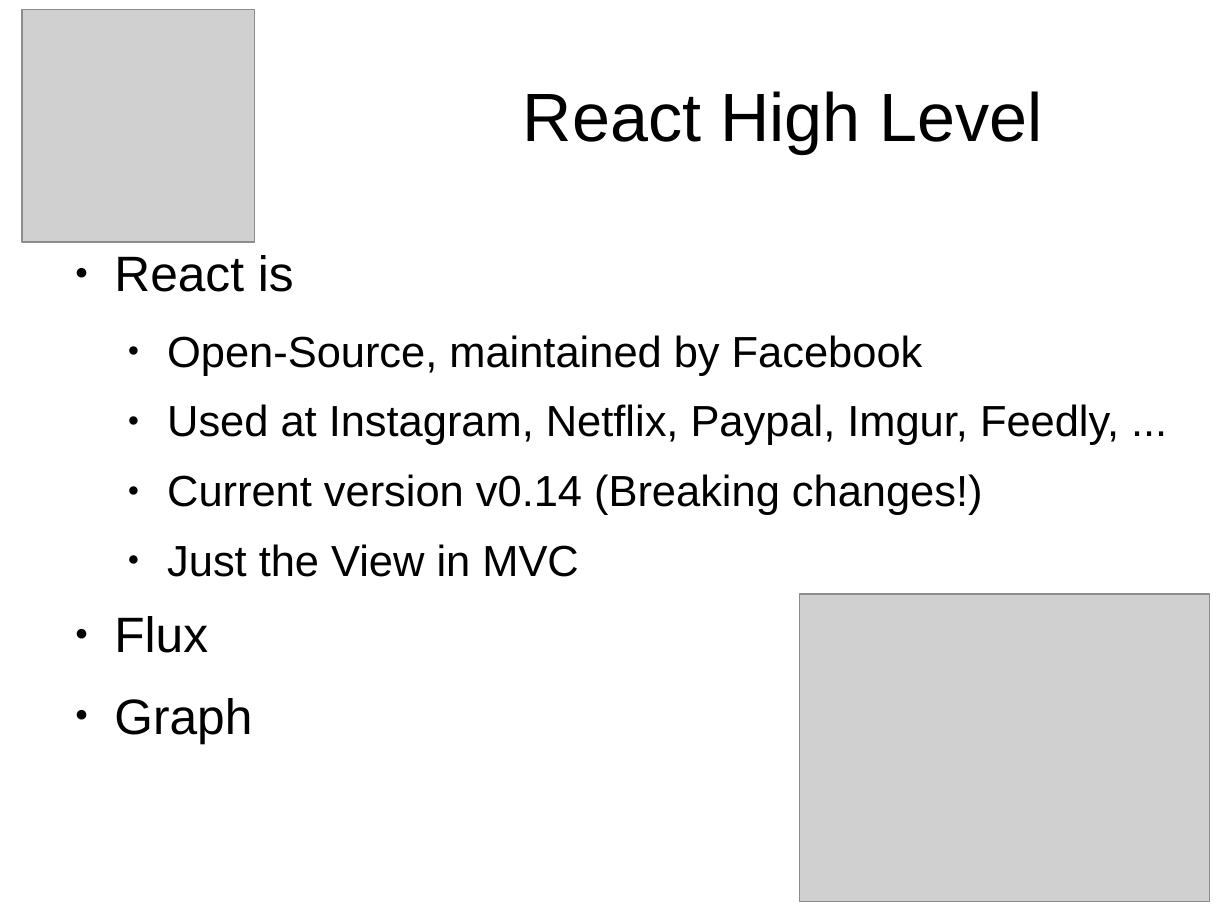
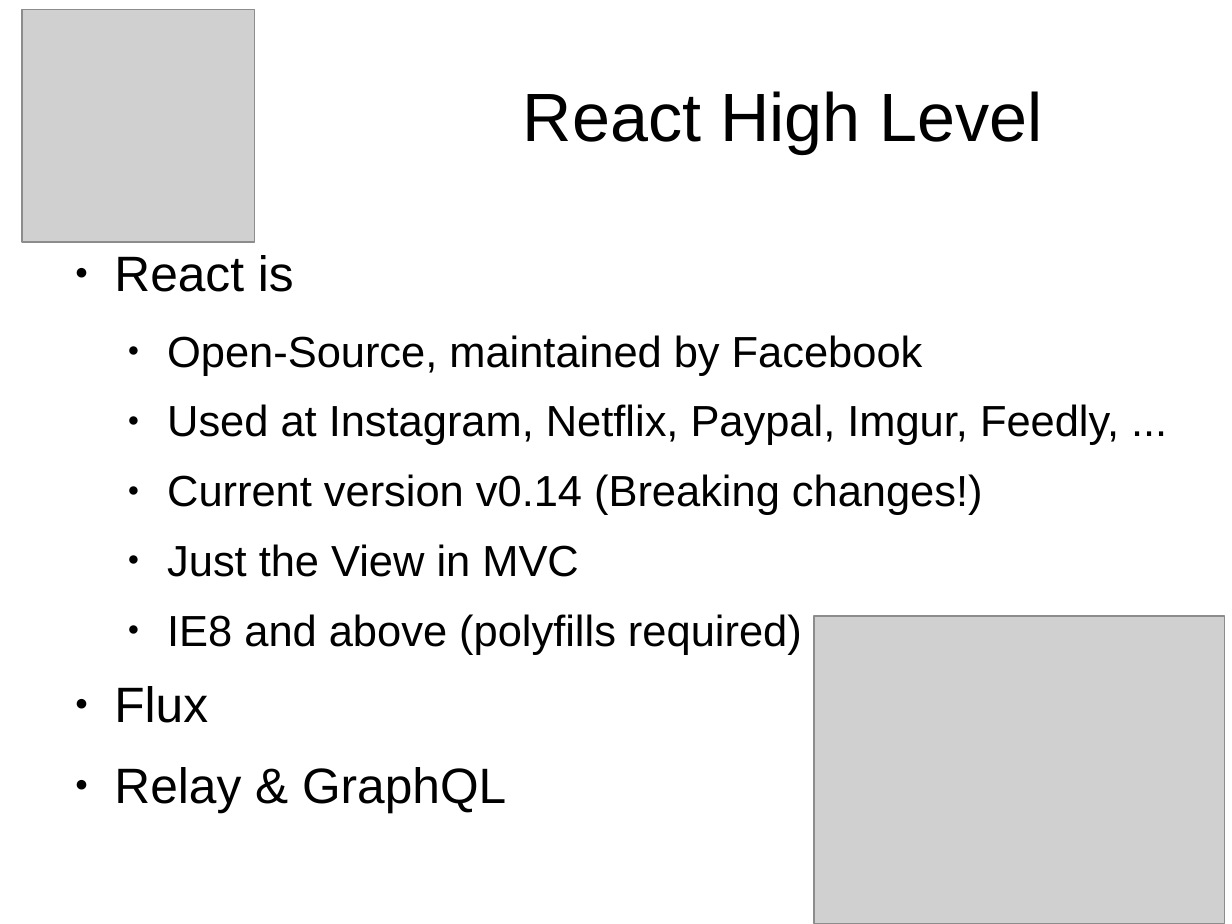
Before and after one commit to itenium-be/Talk-React, a slide deck: slide 3 of T4T-React-2015.odp. Drawn at 1232x924 pixels with LibreOffice and Linux fonts; fonts in the diff are those of the drawing; grey boxes stand for pictures. Boxes give left, top, right and bottom in pixels: in the first picture for what was removed or moved away, otherwise in the second. Text is boxed around its words. In the diff, an @@ line names an element or a change of style, - is before the commit and + after.

```diff
--- a/T4T-React-2015.odp
+++ b/T4T-React-2015.odp
@@ text at (167,614,802,655): paragraph added @@
+  ● IE8 and above (polyfills required)
@@ picture: place and size @@
-picture at (799,594,1210,901)
+picture at (814,616,1224,923)
@@ text at (114,767,506,813): text changed @@
-● Graph
+● Relay & GraphQL
```
Also in this commit, not shown: 1 other slide changed, 3 slides added, 1 slide removed, 1 other file.
